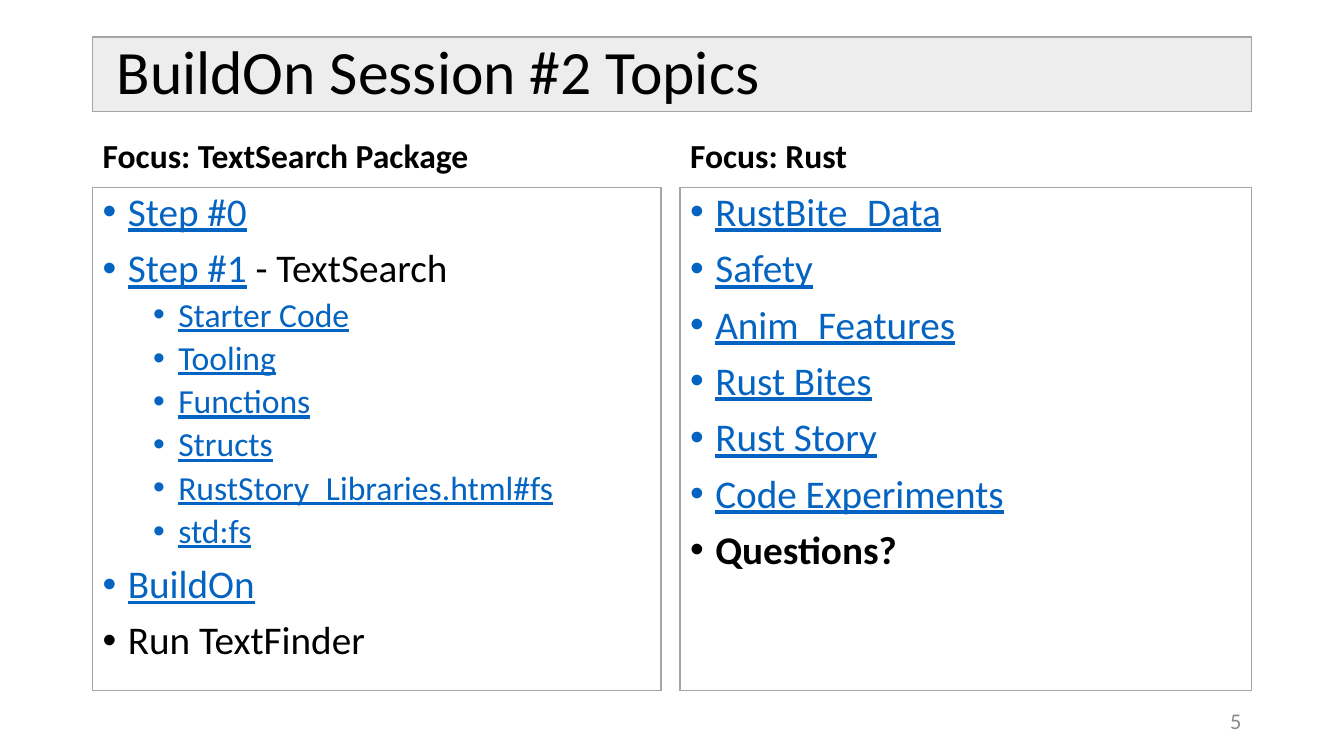
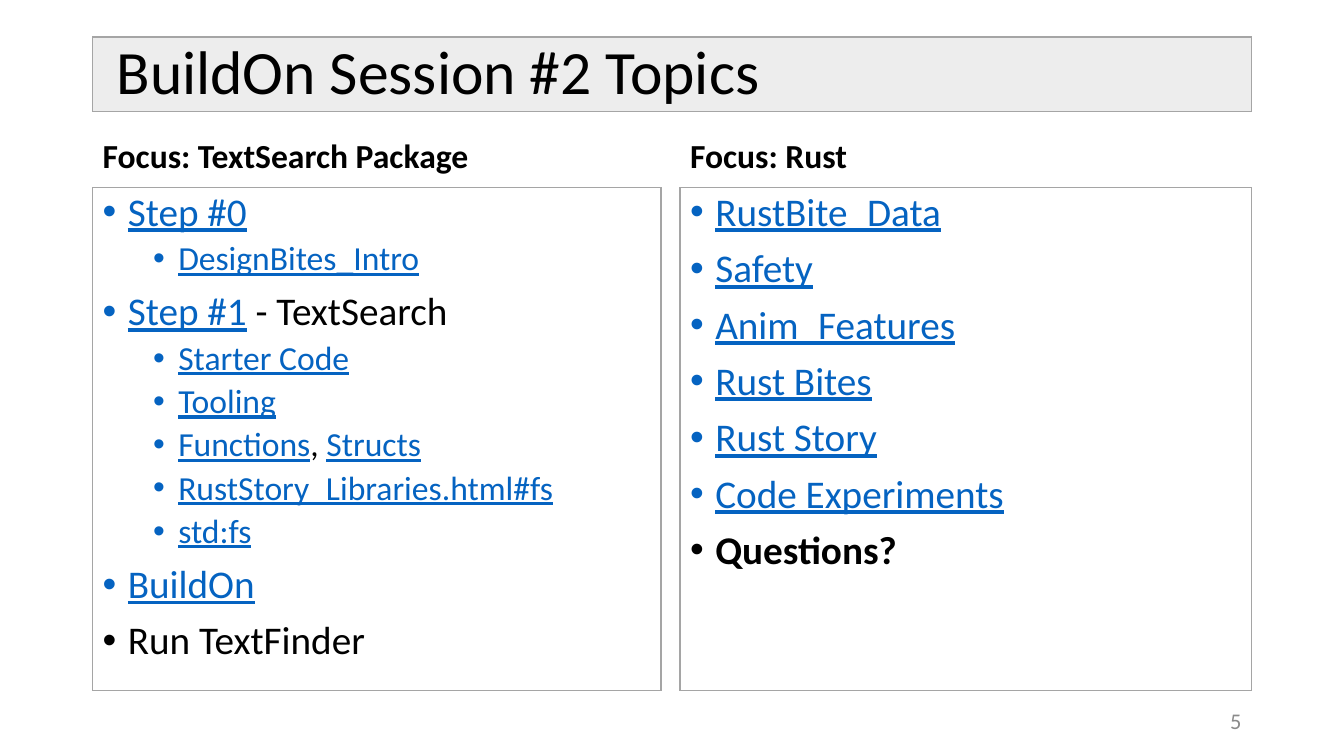
Before and after one commit to JimFawcett/BuildOn, a slide deck: slide 5 of Build-On-2.pptx. Drawn at 1344x756 pixels with LibreOffice and Linux fonts; fonts in the diff are those of the drawing. Boxes give left, top, right and bottom in pixels: in the first picture for what was removed or moved away, otherwise in the second. Text is boxed around its words. In the diff, an @@ line names an element or a change of style, - is before the commit and + after.

Commit message:
added DesignBites to buildon presentation

```diff
--- a/Build-On-2.pptx
+++ b/Build-On-2.pptx
@@ text at (x1=178, y1=247, x2=419, y2=276): paragraph added @@
+  • DesignBites_Intro
@@ text at (x1=178, y1=433, x2=421, y2=462): text changed @@
-  • Functions
-  • Structs
+  • Functions, Structs
```
Also in this commit, not shown: 1 other file.
